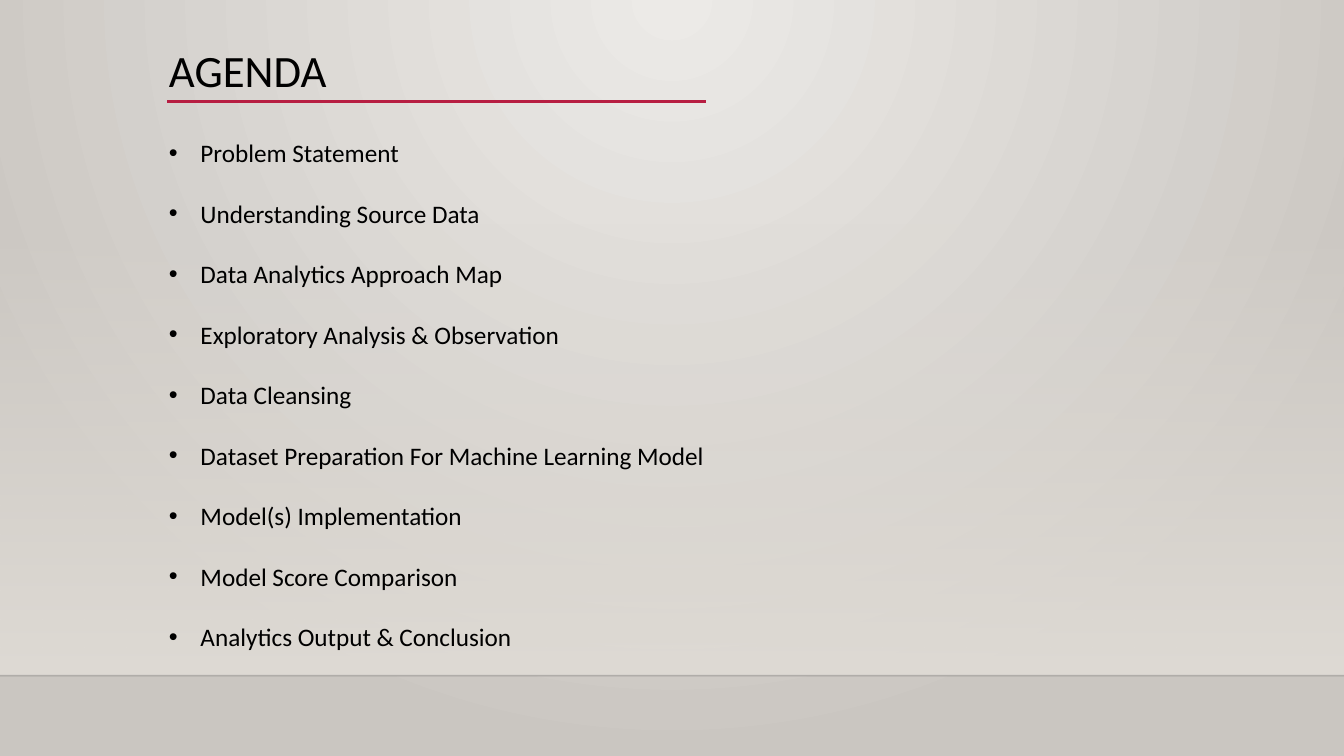
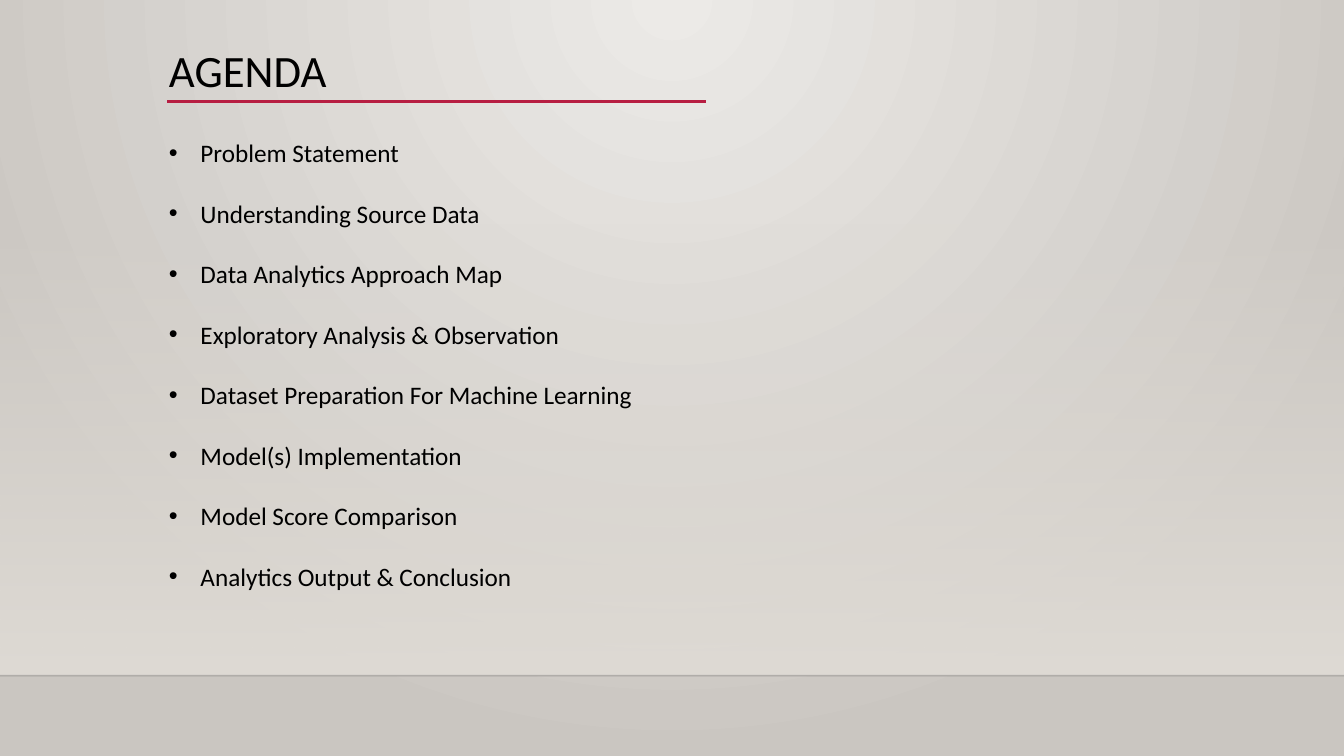
Before and after one commit to mbhoge/ml-hackathon-1, a slide deck: slide 2 of Data Fanatics Team - Data Analysis.pptx. Drawn at 1344x756 pixels with LibreOffice and Linux fonts; fonts in the diff are those of the drawing; background and template pictures are left out. Boxes give left, top, right and bottom in pixels: in the first picture for what was removed or moved away, otherwise in the second. Text is boxed around its words. In the diff, an @@ line names an element or a change of style, - is before the commit and + after.

```diff
--- a/Data Fanatics Team - Data Analysis.pptx
+++ b/Data Fanatics Team - Data Analysis.pptx
@@ text at (200,386,632,409): text changed @@
-• Data Cleansing
-• Dataset Preparation For Machine Learning Model
+• Dataset Preparation For Machine Learning
```
Also in this commit, not shown: 3 other slides changed, 12 slides added, 5 other files.
